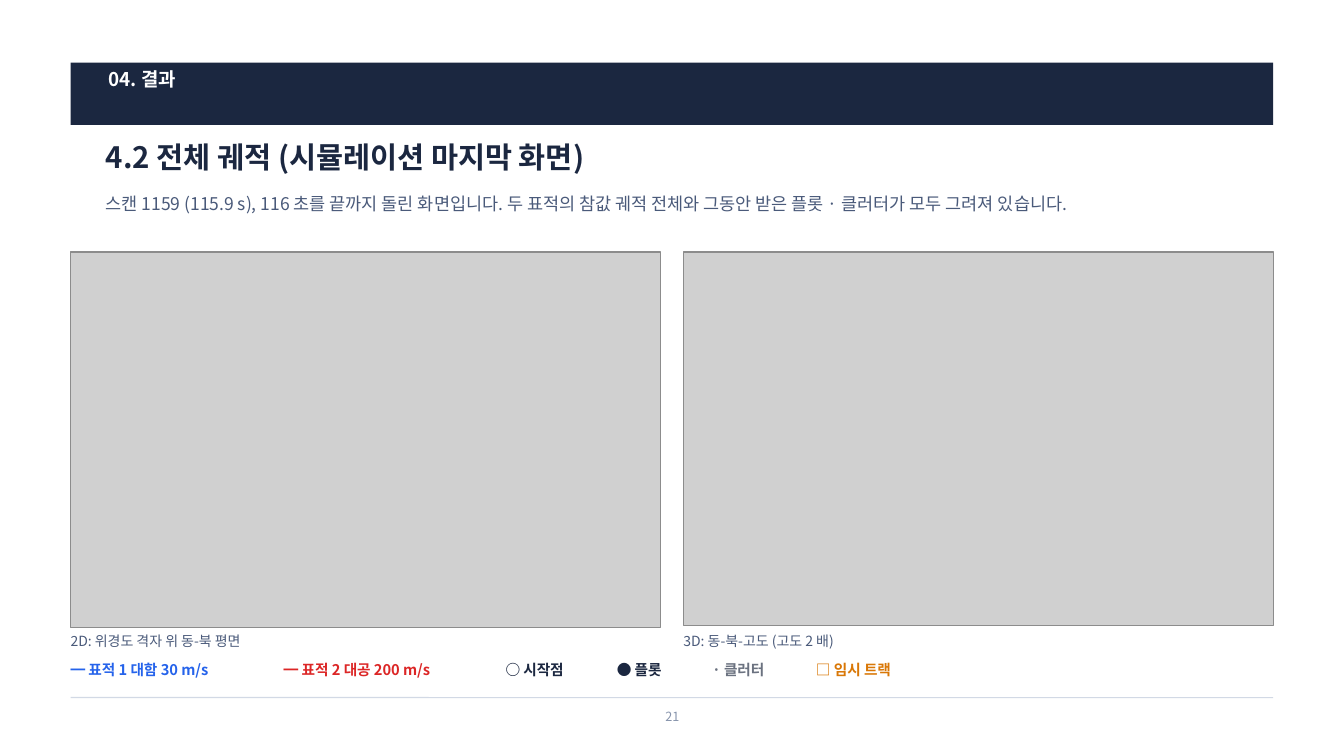
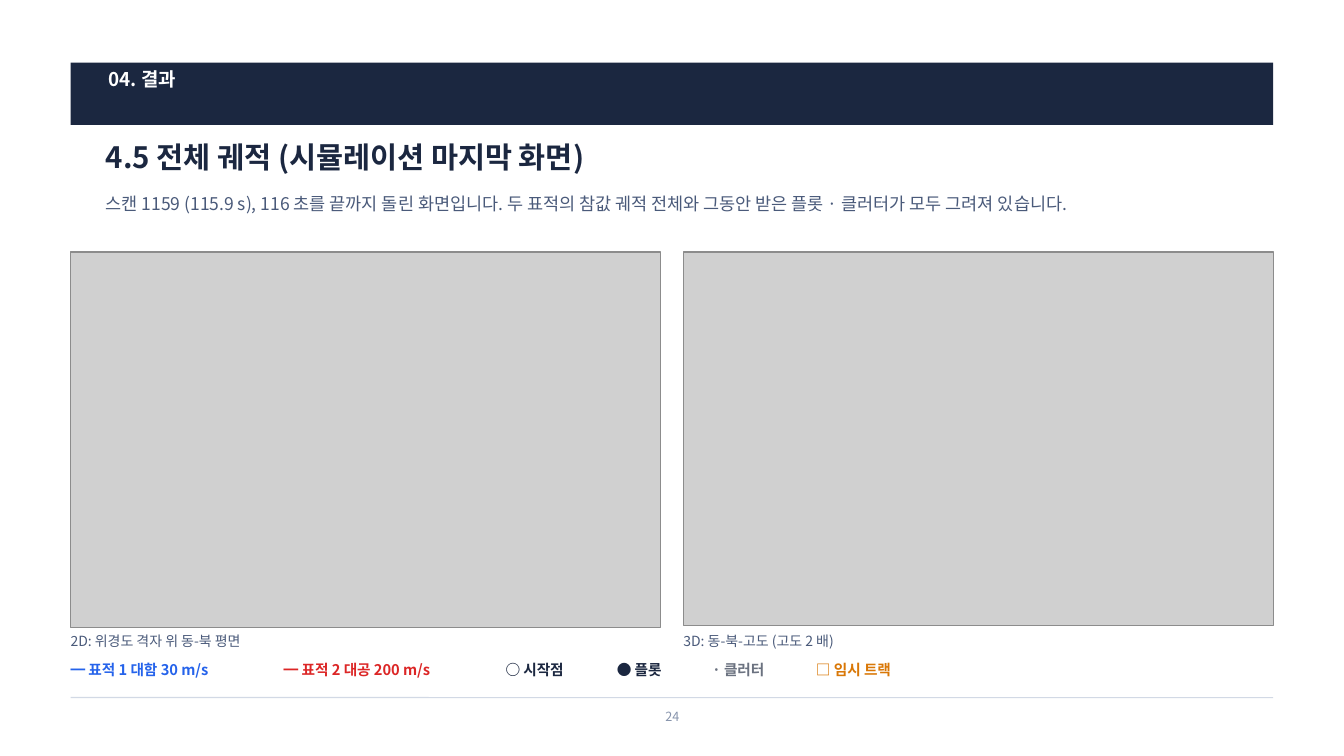
Before and after one commit to harley-hwan/radar-sw-study, a slide deck: slide 24 of Part5_Track_Init_Mgmt/ref/산출물/Chapter5_TrackInitMgmt.pptx (slide 21 before the commit). Drawn at 1344x756 pixels with LibreOffice and Linux fonts; fonts in the diff are those of the drawing; grey boxes stand for pictures. Boxes give left, top, right and bottom in pixels: in the first picture for what was removed or moved away, otherwise in the second. Text is boxed around its words. In the diff, an @@ line names an element or a change of style, - is before the commit and + after.

```diff
--- a/Part5_Track_Init_Mgmt/ref/산출물/Chapter5_TrackInitMgmt.pptx
+++ b/Part5_Track_Init_Mgmt/ref/산출물/Chapter5_TrackInitMgmt.pptx
@@ title at <box>106,143,584,174</box>: text changed @@
-4.2 전체 궤적 (시뮬레이션 마지막 화면)
+4.5 전체 궤적 (시뮬레이션 마지막 화면)
@@ page number at <box>665,711,679,721</box>: text changed @@
-21
+24
```
Also in this commit, not shown: 9 other slides changed, 1 slide added, 1 slide removed, 13 other files.
